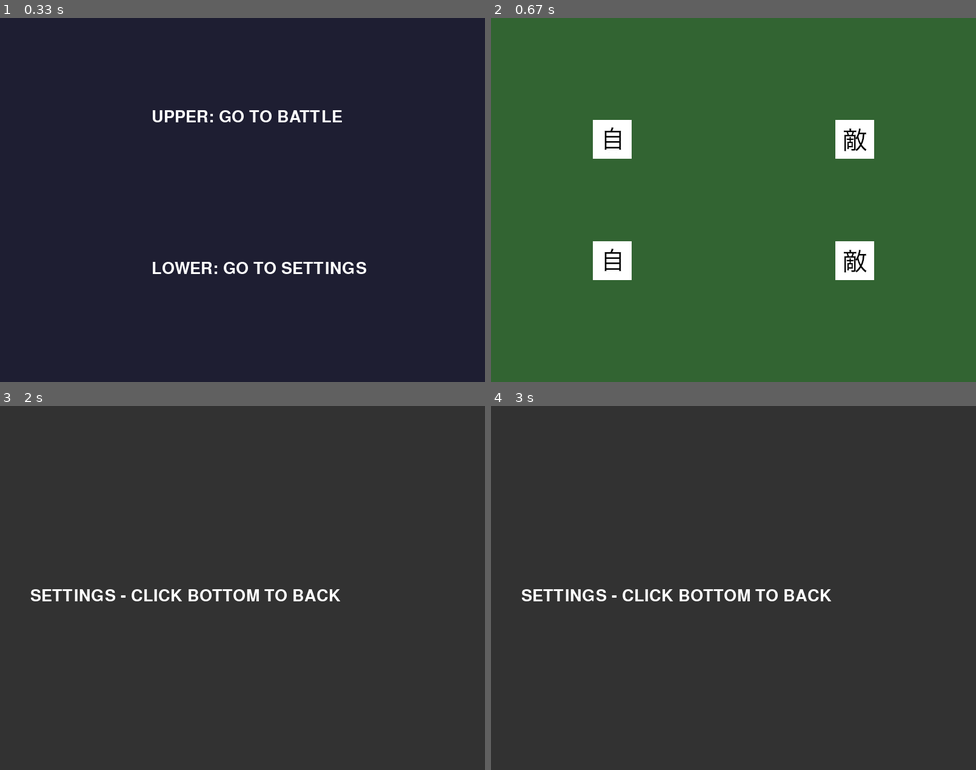
Above: before the commit, frames 1-4 (two rows, left to right).
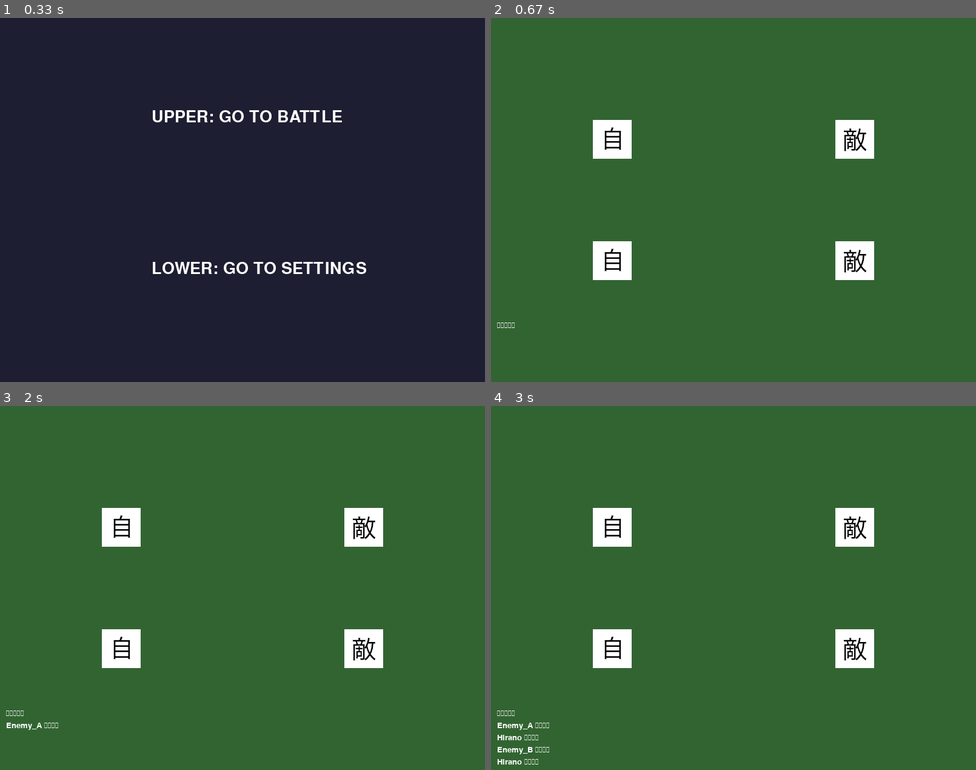
Above: after the commit, the same moments.

Repository: TakazumiHirano/pygame_fightermanaging
Game: pygame game, started from main.py
The game is run twice, just before and just after one commit, with the same random seed, the same clock (stepped at 60 frames per second) and the same inputs.
Inputs (mouse positions are in pixels of both pictures, inside the frame that each line leads up to):
- Up to frame 1 (0.33 s): no input
- Up to frame 2 (0.67 s): click (888, 189) at 0.38 s
- Up to frame 3 (2 s): press the mouse at (397, 577) at 0.7 s; move the mouse to (344, 628) at 0.8 s; release the mouse at (286, 679) at 0.93 s; tap Enter at 1 s; click (82, 660) at 1.38 s; press the mouse at (82, 660) at 1.7 s; move the mouse to (130, 598) at 1.8 s; release the mouse at (184, 537) at 1.93 s
- Up to frame 4 (3 s): press the mouse at (573, 660) at 2.03 s; move the mouse to (694, 573) at 2.13 s; release the mouse at (820, 486) at 2.27 s; press the mouse at (573, 660) at 2.37 s; move the mouse to (718, 642) at 2.47 s; release the mouse at (864, 628) at 2.6 s; press the mouse at (573, 660) at 2.7 s; move the mouse to (670, 606) at 2.8 s; release the mouse at (772, 551) at 2.93 s

Frame 1 is identical in both runs. In frame 2, less than 0.1% of the frame differs, in the area x 1-5%, y 83-86%; in frame 3, 100%, in the area x 0-100%, y 0-100%; in frame 4, 100%.

Commit message:
動くようになったっぽいのでCommit。

Diff:
--- /dev/null
+++ b/src/engine/battle_engine.py
@@ -0,0 +1,41 @@
+import random
+import math
+
+class BattleEngine:
+    def __init__(self, allies, enemies):
+        self.all_members = allies + enemies
+        self.turn_counts = {char: 0 for char in self.all_members} # 各キャラの行動回数(x)
+
+    def calculate_likelihood(self, char):
+        """仕様書に基づく行動抽選率の算出"""
+        x = self.turn_counts[char] + 1 # フェーズ内での行動回数
+        n = 2 # 補正項（調整用）
+
+        # AGI * (1/x)^(n-1)
+        likelihood = char.agi * math.pow((1/x), n - 1)
+        return max(0, likelihood)
+
+    def select_next_actor(self):
+        """重み付き乱数による行動主体の選別[cite: 1]"""
+        weights = []
+        candidates = []
+
+        for char in self.all_members:
+            if char.hp > 0: # 生存者のみ
+                w = self.calculate_likelihood(char)
+                weights.append(w)
+                candidates.append(char)
+
+        if sum(weights) <= 0:
+            return None # フェーズ終了[cite: 1]
+
+        # 重みに基づいて1人選出
+        selected = random.choices(candidates, weights=weights, k=1)[0]
+        self.turn_counts[selected] += 1 # 行動回数を加算
+        return selected
+
+    def resolve_action(self, actor):
+        """アクションの決定（忠誠度や信頼度によるブレ）[cite: 1]"""
+        # ここに「忠誠度が低いとサボる」「好感度が高いと庇う」などのロジックを入れる[cite: 1]
+        log = f"{actor.name} の行動！"
+        return log
--- a/src/scenes/__init__.py
+++ b/src/scenes/__init__.py
@@ -2,6 +2,8 @@
 
 # エンジンから基底クラスを連れてくる
 from src.engine.scene_base import SceneBase
+from src.engine.battle_engine import BattleEngine
+
 from src.models import Character
 
 # 各シーンを公開する
--- a/src/scenes/battle_scene.py
+++ b/src/scenes/battle_scene.py
@@ -1,6 +1,6 @@
 import pygame
 import time
-from . import SceneBase,Character
+from . import SceneBase,Character,BattleEngine
 from config.settings import *
 
 class BattleScene(SceneBase):
@@ -10,6 +10,10 @@
         self.allies = []
         self.enemies = []
         self.setup_characters()
+
+        # 戦闘エンジンの初期化
+        self.engine = BattleEngine(self.allies, self.enemies)
+        self.battle_logs = ["戦闘開始！"]
 
     def setup_characters(self):
         """キャラクターの初期配置[cite: 1]"""
@@ -21,6 +25,20 @@
         self.enemies.append(Character("Enemy_A", "assets/images/enemy.png", "enemy", (600, 200)))
         self.enemies.append(Character("Enemy_B", "assets/images/enemy.png", "enemy", (600, 400)))
 
+    def update(self):
+        # サンプルとして、一定間隔で自動で行動が進むようにする
+        # 本来は「司令フェーズ」などの入力待ちを入れる[cite: 1]
+        pass
+
+    def step_battle(self):
+        """1アクション進める（ボタンクリック等で呼び出す想定）"""
+        actor = self.engine.select_next_actor()
+        if actor:
+            action_log = self.engine.resolve_action(actor)
+            self.battle_logs.append(action_log)
+        else:
+            self.battle_logs.append("フェーズ終了")
+
     def draw(self, screen):
         screen.fill((50, 100, 50))  # 戦闘フィールドっぽい色
 
@@ -28,7 +46,17 @@
         for char in self.allies + self.enemies:
             char.draw(screen)
 
+        super().draw(screen) # キャラの描画
+        # 簡易ログの表示
+        font = pygame.font.SysFont("notosanscjp", 20)
+        for i, log in enumerate(self.battle_logs[-5:]): # 直近5件を表示
+            text = font.render(log, True, (255, 255, 255))
+            screen.blit(text, (10, 500 + i * 20))
+
     def handle_event(self, event):
         if event.type == pygame.MOUSEBUTTONUP:
+            self.step_battle()
+            pass
+        if event.type == pygame.KEYDOWN:
             # 名前でリクエストを送る
             self.controller.request_change("settings")
